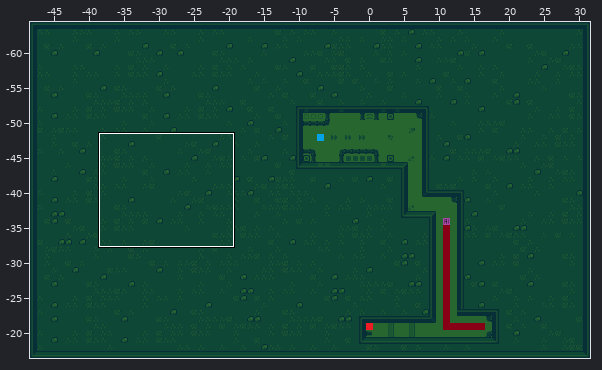
A Tiled map gets an edit: public/assets/tilemaps/level2.tmx. The first picture is a wide view before the edit; the outline marks the close-up.
Close-up. The starting point:
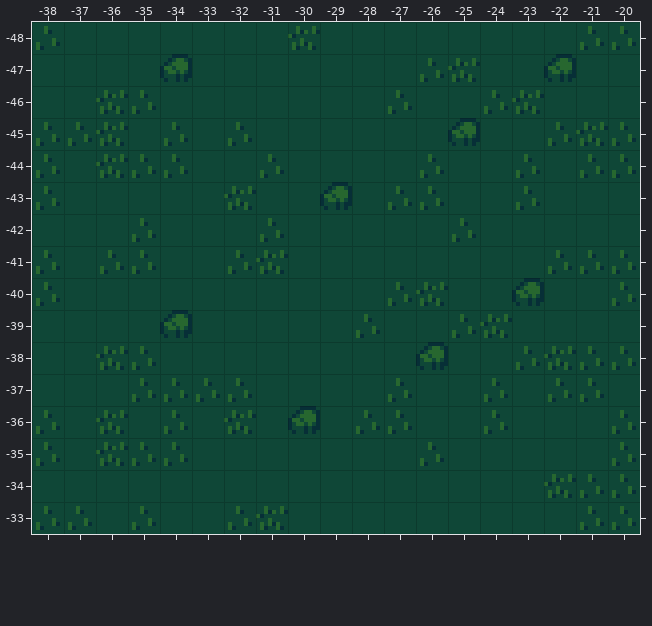
Cells are 16x16 px. Shown: x -38..-20, y -48..-33. The commit also changed other parts of the map, which this record leaves out.
And afterwards:
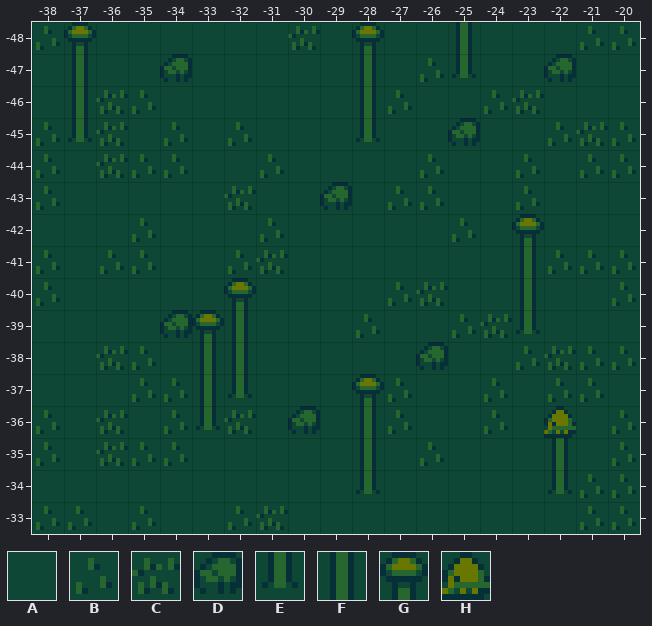
Key: from "tileset": A 0, B 5, C 6, D 7, E 8, F 9, G 10, H 12.
_ is an empty cell.
Changes in this commit:
Layer "Tile Layer 1":
The author changed tile A to tile E in row -45 at x -28; in row -39 at x -23; in row -36 at x -33; in row -34 at x -28.
The author changed tile B to tile E in row -45 at x -37; in row -37 at x -32.
The author changed tile C to tile E in row -47 at x -25; in row -34 at x -22.
The author changed tile A to tile F in row -48 at x -25; in rows -47 to -46 at x -37 and -28; in row -41 at x -23; in row -39 at x -32; in row -38 at x -33 to -32; in row -35 at x -28 and -22.
The author changed tile B to tile F in row -37 at x -33; in row -36 at x -28.
The author changed tile D to tile F in row -40 at x -23.
The author changed tile A to tile G in row -48 at x -37 and -28; in row -42 at x -23; in row -40 at x -32; in row -39 at x -33; in row -37 at x -28.
The author changed tile A to tile H in row -36 at x -22.
